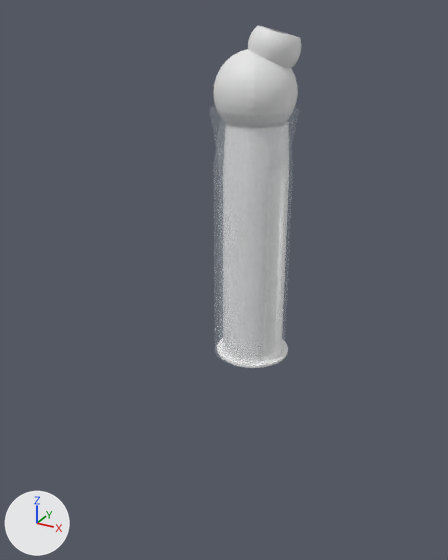
The glTF model medias/models/lighter.glb: old version first, new version second.
Camera for both pictures: a 50 mm lens placed at (26.1, -38.5, 38.7), pointed at (5.3, -0.7, 19.8). The lights are fixed; the arrows at lower left show +X, +Y and +Z. Where no turn or scale is listed for an object, it has been applied to the vertices. Vertices at the same position are counted once.
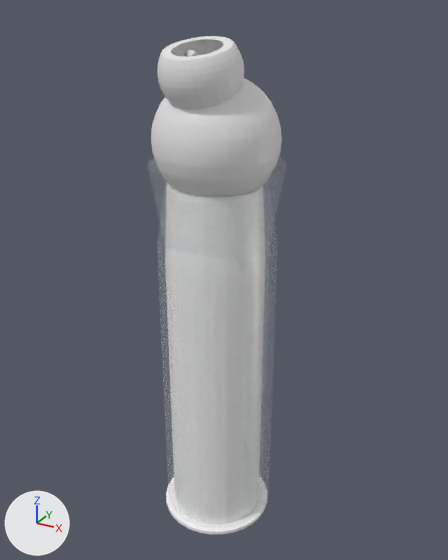
ob_lighter is not drawn itself; it is the parent of ob_tube003, ob_sphere001, ob_batterie001, ob_contourbat001, ob_cylinder008, ob_cylinder009.

Where the newer file only moved an object's origin or applied its transform, the numbers keep the older frame.

Pixel boxes (x1, y1, x2, y2) of what changed, in the pictures (448 x 560 px):
'ContourBat001', moved, turned: before (209, 106, 300, 367); after (147, 158, 287, 529)
'Sphere001', moved, turned: before (213, 26, 301, 115); after (151, 36, 282, 179)
'Cylinder001', mesh turned: before (246, 343, 288, 368); after (166, 488, 265, 534)
'Cylinder009', moved, turned (not visible before): after (184, 49, 199, 57)

The change in detail:
me_cylinder001 has 182 vertices, 360 faces and spans x -3.55..3.55, y -3.53..3.53, z 0.0..0.23.
me_cylinder001 is used by ob_cylinder001; location (2.42, 10.46, 7.3).
me_cylinder001 part 1: the whole mesh is turned -115 degrees about the z axis through its middle, then moved by (6.91, -19.51, 0.0).
Object 'Lighter' (ob_lighter) moves from (2.181, 10.35, 22.32) to (9.323, -8.785, 22.32).
Object 'Lighter' (ob_lighter) turns from (0, 0, 0) to (0, 0, -115) degrees about x, y and z.
